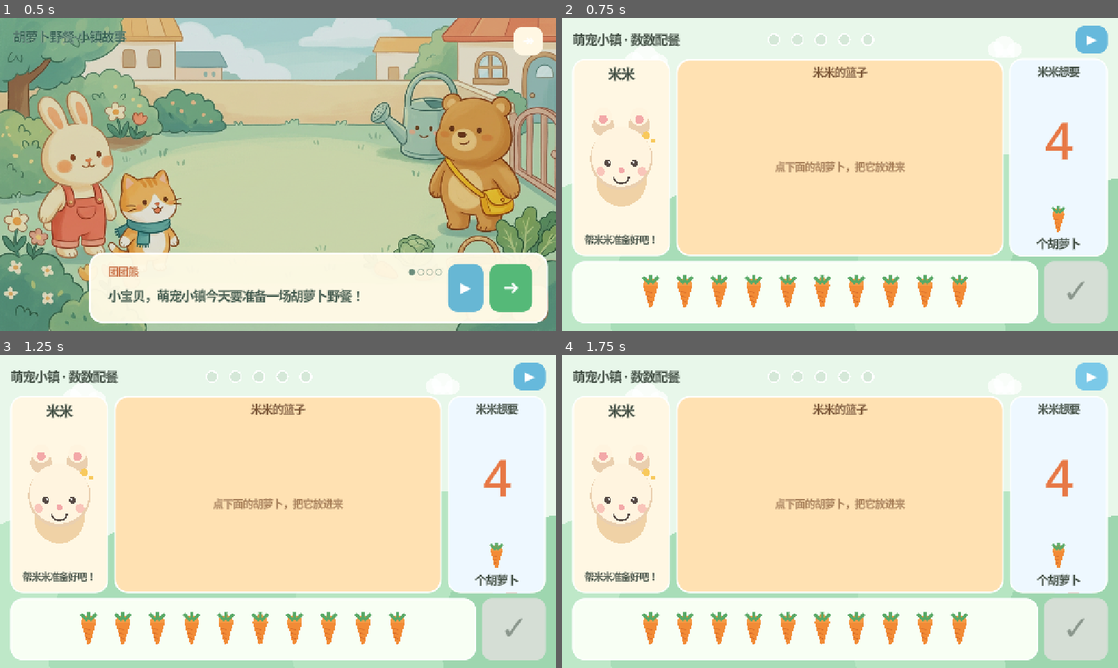
Above: before the commit, frames 1-4 (two rows, left to right).
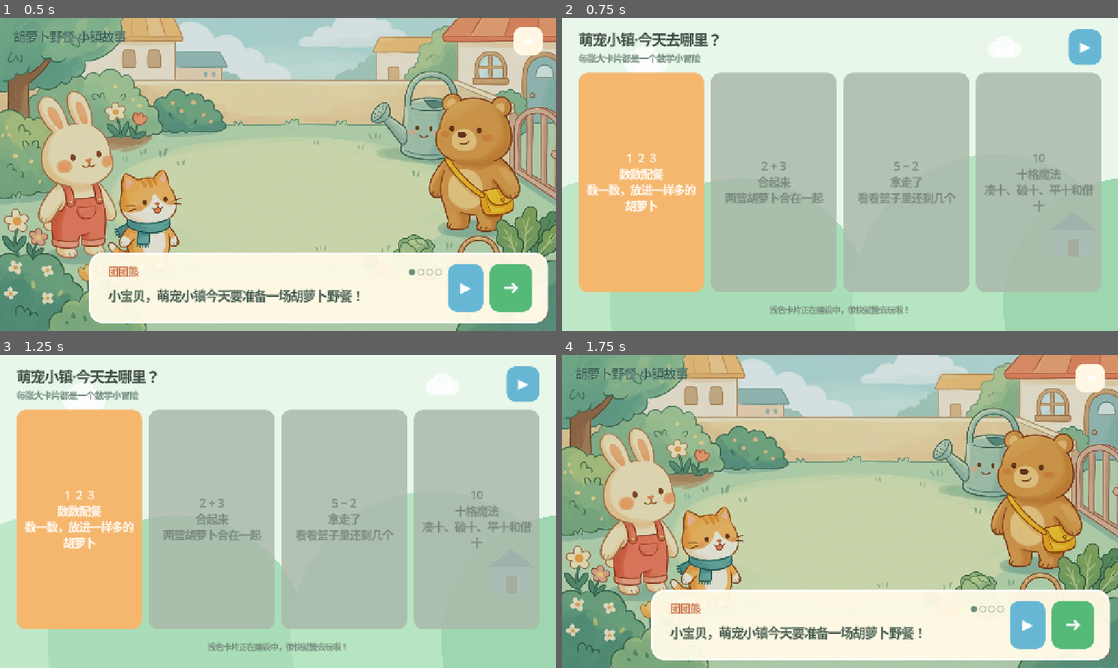
Above: after the commit, the same moments.

Repository: 1xuanyuan1/pet-math-town
Game: Godot game, scene res://scenes/main/main.tscn
Two runs of this game, one before a commit and one after it. Both use one fixed random seed, a clock stepped at 60 frames per second and the inputs below.
Inputs:
- Up to frame 1 (0.5 s): no input
- Up to frame 2 (0.75 s): click "↠" at 0.5 s
- Up to frame 3 (1.25 s): no input
- Up to frame 4 (1.75 s): click "▶" at 1.25 s

Frame 1 is identical in both runs. In frame 2, 80% of the frame differs, in the area x 1-99%, y 2-98%; in frame 3, 80%; in frame 4, 87%, in the area x 0-100%, y 0-100%.

Commit message:
feat: add narrated town route hub

Diff:
--- /dev/null
+++ b/audio/tts/hub.json
@@ -0,0 +1,15 @@
+{
+  "version": 1,
+  "defaults": {
+    "model": "speech-2.8-hd",
+    "profile": "narrator",
+    "language_boost": "Chinese"
+  },
+  "items": [
+    {
+      "id": "choose_game",
+      "text": "想玩哪一个？点一张大卡片开始吧！",
+      "output": "hub/choose_game.ogg"
+    }
+  ]
+}
--- a/audio/tts/registry.json
+++ b/audio/tts/registry.json
@@ -5,6 +5,7 @@
   "story.mimi_problem": "res://audio/tts/generated/story/mimi_problem.ogg",
   "story.diandian_plan": "res://audio/tts/generated/story/diandian_plan.ogg",
   "story.mimi_invite": "res://audio/tts/generated/story/mimi_invite.ogg",
+  "hub.choose_game": "res://audio/tts/generated/hub/choose_game.ogg",
   "count_feeding.target_01": "res://audio/tts/generated/count_feeding/target_01.ogg",
   "count_feeding.target_02": "res://audio/tts/generated/count_feeding/target_02.ogg",
   "count_feeding.target_03": "res://audio/tts/generated/count_feeding/target_03.ogg",
--- a/scenes/games/count_feeding/count_feeding.gd
+++ b/scenes/games/count_feeding/count_feeding.gd
@@ -1,4 +1,6 @@
 extends Control
+
+signal exit_requested
 
 var _config: Dictionary = {}
 var _sequence: Array[int] = []
@@ -53,6 +55,20 @@
 	top_bar.custom_minimum_size = Vector2(0, 58)
 	top_bar.add_theme_constant_override("separation", 14)
 	page.add_child(top_bar)
+
+	var back_button := Button.new()
+	back_button.text = "←"
+	back_button.tooltip_text = "回到萌宠小镇"
+	back_button.custom_minimum_size = Vector2(70, 58)
+	back_button.add_theme_font_size_override("font_size", 30)
+	UIStyles.apply_button(
+		back_button,
+		Color("#FFF2D4"),
+		Color("#FFF9E7"),
+		Color("#E4C98E")
+	)
+	back_button.pressed.connect(_request_exit)
+	top_bar.add_child(back_button)
 
 	var title := _make_label("萌宠小镇 · 数数配餐", 28, UIStyles.INK, false)
 	title.size_flags_horizontal = Control.SIZE_EXPAND_FILL
@@ -225,6 +241,11 @@
 	_feedback_label.add_theme_color_override("font_color", Color("#C44747"))
 	_confirm_button.disabled = true
 	_replay_button.disabled = true
+
+
+func _request_exit() -> void:
+	AudioManager.stop_voice()
+	exit_requested.emit()
 
 
 func _start_session() -> void:
--- /dev/null
+++ b/scenes/hub/town_hub.gd
@@ -0,0 +1,139 @@
+extends Control
+
+signal route_selected(route_id: String)
+signal story_requested
+
+var _route_buttons: Dictionary = {}
+
+
+func _ready() -> void:
+	_build_ui()
+	AudioManager.play_prompt("hub.choose_game", "想玩哪一个？点一张大卡片开始吧！")
+
+
+func set_route_available(route_id: String, available: bool) -> void:
+	var button := _route_buttons.get(route_id) as Button
+	if button == null:
+		return
+	button.disabled = not available
+	button.modulate = Color.WHITE if available else Color(0.80, 0.83, 0.80, 0.85)
+
+
+func _build_ui() -> void:
+	var backdrop := TownBackdrop.new()
+	add_child(backdrop)
+	backdrop.set_anchors_and_offsets_preset(Control.PRESET_FULL_RECT)
+
+	var outer := MarginContainer.new()
+	outer.add_theme_constant_override("margin_left", 38)
+	outer.add_theme_constant_override("margin_top", 26)
+	outer.add_theme_constant_override("margin_right", 38)
+	outer.add_theme_constant_override("margin_bottom", 30)
+	add_child(outer)
+	outer.set_anchors_and_offsets_preset(Control.PRESET_FULL_RECT)
+
+	var page := VBoxContainer.new()
+	page.add_theme_constant_override("separation", 18)
+	outer.add_child(page)
+
+	var header := HBoxContainer.new()
+	header.custom_minimum_size = Vector2(0, 76)
+	header.add_theme_constant_override("separation", 14)
+	page.add_child(header)
+
+	var title_column := VBoxContainer.new()
+	title_column.size_flags_horizontal = Control.SIZE_EXPAND_FILL
+	header.add_child(title_column)
+	var title := _make_label("萌宠小镇·今天去哪里？", 32, UIStyles.INK, false)
+	title_column.add_child(title)
+	var subtitle := _make_label("每张大卡片都是一个数学小冒险", 20, Color("#668071"), false)
+	title_column.add_child(subtitle)
+
+	var story_button := Button.new()
+	story_button.text = "▶"
+	story_button.tooltip_text = "再听一次小镇故事"
+	story_button.custom_minimum_size = Vector2(76, 64)
+	story_button.add_theme_font_size_override("font_size", 30)
+	UIStyles.apply_button(
+		story_button,
+		Color("#67B7D4"),
+		Color("#7DC8E2"),
+		Color("#4594B2")
+	)
+	story_button.pressed.connect(story_requested.emit)
+	header.add_child(story_button)
+
+	var cards := GridContainer.new()
+	cards.columns = 4
+	cards.size_flags_vertical = Control.SIZE_EXPAND_FILL
+	cards.add_theme_constant_override("h_separation", 16)
+	page.add_child(cards)
+
+	_add_route_card(
+		cards,
+		"count_feeding",
+		"1  2  3",
+		"数数配餐",
+		"数一数，放进一样多的胡萝卜",
+		Color("#F5B76E")
+	)
+	_add_route_card(
+		cards,
+		"addition",
+		"2 + 3",
+		"合起来",
+		"两篮胡萝卜合在一起",
+		Color("#74C79A")
+	)
+	_add_route_card(
+		cards,
+		"subtraction",
+		"5 − 2",
+		"拿走了",
+		"看看篮子里还剩几个",
+		Color("#77B9DA")
+	)
+	_add_route_card(
+		cards,
+		"ten_frame",
+		"10",
+		"十格魔法",
+		"凑十、破十、平十和借十",
+		Color("#B99AD8")
+	)
+
+	var hint := _make_label("浅色卡片正在建设中，很快就能去玩啦！", 18, Color("#6B806F"))
+	hint.custom_minimum_size = Vector2(0, 32)
+	page.add_child(hint)
+
+
+func _add_route_card(
+	parent: GridContainer,
+	route_id: String,
+	equation: String,
+	title: String,
+	description: String,
+	color: Color
+) -> void:
+	var button := Button.new()
+	button.custom_minimum_size = Vector2(280, 505)
+	button.size_flags_horizontal = Control.SIZE_EXPAND_FILL
+	button.text = "%s\n\n%s\n\n%s" % [equation, title, description]
+	button.autowrap_mode = TextServer.AUTOWRAP_WORD_SMART
+	button.add_theme_font_size_override("font_size", 25)
+	UIStyles.apply_button(button, color, color.lightened(0.08), color.darkened(0.13))
+	button.pressed.connect(route_selected.emit.bind(route_id))
+	parent.add_child(button)
+	_route_buttons[route_id] = button
+
+
+func _make_label(text_value: String, font_size: int, color: Color, centered: bool = true) -> Label:
+	var label := Label.new()
+	label.text = text_value
+	label.add_theme_font_size_override("font_size", font_size)
+	label.add_theme_color_override("font_color", color)
+	label.add_theme_color_override("font_outline_color", Color(1, 1, 1, 0.75))
+	label.add_theme_constant_override("outline_size", 2)
+	if centered:
+		label.horizontal_alignment = HORIZONTAL_ALIGNMENT_CENTER
+	return label
--- /dev/null
+++ b/scenes/hub/town_hub.tscn
@@ -0,0 +1,12 @@
+[gd_scene load_steps=2 format=3]
+
+[ext_resource type="Script" path="res://scenes/hub/town_hub.gd" id="1_hub"]
+
+[node name="TownHub" type="Control"]
+layout_mode = 3
+anchors_preset = 15
+anchor_right = 1.0
+anchor_bottom = 1.0
+grow_horizontal = 2
+grow_vertical = 2
+script = ExtResource("1_hub")
--- a/scenes/main/main.gd
+++ b/scenes/main/main.gd
@@ -1,6 +1,7 @@
 extends Control
 
 const STORY_INTRO_SCENE := preload("res://scenes/story/garden_intro.tscn")
+const TOWN_HUB_SCENE := preload("res://scenes/hub/town_hub.tscn")
 const COUNT_FEEDING_SCENE := preload("res://scenes/games/count_feeding/count_feeding.tscn")
 
 var _current_view: Control
@@ -16,7 +17,25 @@
 	_current_view = story
 	add_child(story)
 	story.set_anchors_and_offsets_preset(Control.PRESET_FULL_RECT)
-	story.finished.connect(_show_count_feeding)
+	story.finished.connect(_show_town_hub)
+
+
+func _show_town_hub() -> void:
+	_clear_current_view()
+	var hub := TOWN_HUB_SCENE.instantiate()
+	_current_view = hub
+	add_child(hub)
+	hub.set_anchors_and_offsets_preset(Control.PRESET_FULL_RECT)
+	hub.route_selected.connect(_on_route_selected)
+	hub.story_requested.connect(_show_story_intro)
+	hub.set_route_available("addition", false)
+	hub.set_route_available("subtraction", false)
+	hub.set_route_available("ten_frame", false)
+
+
+func _on_route_selected(route_id: String) -> void:
+	if route_id == "count_feeding":
+		_show_count_feeding()
 
 
 func _show_count_feeding() -> void:
@@ -26,6 +45,7 @@
 	add_child(game)
 	if game is Control:
 		game.set_anchors_and_offsets_preset(Control.PRESET_FULL_RECT)
+	game.exit_requested.connect(_show_town_hub)
 
 
 func _clear_current_view() -> void:
--- a/tests/run_tests.gd
+++ b/tests/run_tests.gd
@@ -91,8 +91,12 @@
 	var story_manifest: Dictionary = JSON.parse_string(story_manifest_file.get_as_text())
 	var story_items: Array = story_manifest.get("items", [])
 	_check(story_items.size() == 4, "剧情序章 TTS 应包含四句对话")
-	_check(
-		registry.size() == items.size() + story_items.size() + 2,
+	var hub_manifest_file := FileAccess.open("res://audio/tts/hub.json", FileAccess.READ)
+	var hub_manifest: Dictionary = JSON.parse_string(hub_manifest_file.get_as_text())
+	var hub_items: Array = hub_manifest.get("items", [])
+	_check(hub_items.size() == 1, "小镇选关应包含一条语音引导")
+	_check(
+		registry.size() == items.size() + story_items.size() + hub_items.size() + 2,
 		"Godot 音频注册表应覆盖游戏、剧情与名字语音"
 	)
 	var seen_ids := {}
@@ -128,6 +132,7 @@
 		var story_item: Dictionary = story_item_value
 		var story_registry_id := "story.%s" % str(story_item.get("id"))
 		_check(registry.has(story_registry_id), "注册表缺少剧情语音：%s" % story_registry_id)
+	_check(registry.has("hub.choose_game"), "注册表应包含小镇选关引导")
 
 
 func _test_progress_store() -> void:
@@ -168,6 +173,13 @@
 		dialogue != null and ProgressStore.get_child_name() in dialogue.text,
 		"剧情首句应包含小主人称呼"
 	)
+	main.call("_show_town_hub")
+	await get_tree().process_frame
+	var hub_view := main.get("_current_view") as Control
+	_check(hub_view != null and hub_view.name == "TownHub", "剧情结束后应进入小镇选关")
+	var route_buttons: Dictionary = hub_view.get("_route_buttons")
+	_check(not bool((route_buttons["count_feeding"] as Button).disabled), "数数配餐应可选")
+	_check(bool((route_buttons["addition"] as Button).disabled), "未接入的加法关应保持锁定")
 	main.call("_show_count_feeding")
 	await get_tree().process_frame
 	var game_view := main.get("_current_view") as Control
Not shown, changed: audio/tts/generated/.minimax-tts-index.json
Not shown, added: audio/tts/generated/hub/choose_game.ogg.import
Not shown, changed: export_presets.cfg
Not shown, added: scenes/hub/town_hub.gd.uid
Not shown, added: audio/tts/generated/hub/choose_game.ogg
Not shown, changed: docs/implementation-plan.md
